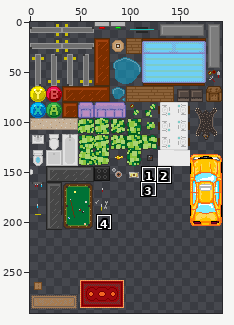
Sprite sheet, stored at Assets/Levels/Sprites/Test.png. The picture above shows the old version from afar; the outline marks the close-up.
Close-up. Before:
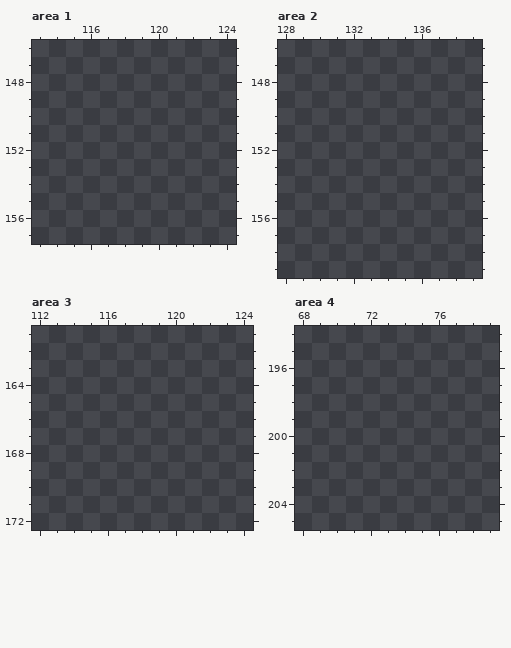
The file is 192x320 pixels. Colours within 5 levels of each other are drawn and written as one. Shown: area 1: x 113..124, y 146..157; area 2: x 128..139, y 146..159; area 3: x 112..124, y 161..172; area 4: x 68..79, y 194..205. The wide view leaves out empty margins. The commit also changed other parts of the picture, which this record leaves out.
The result:
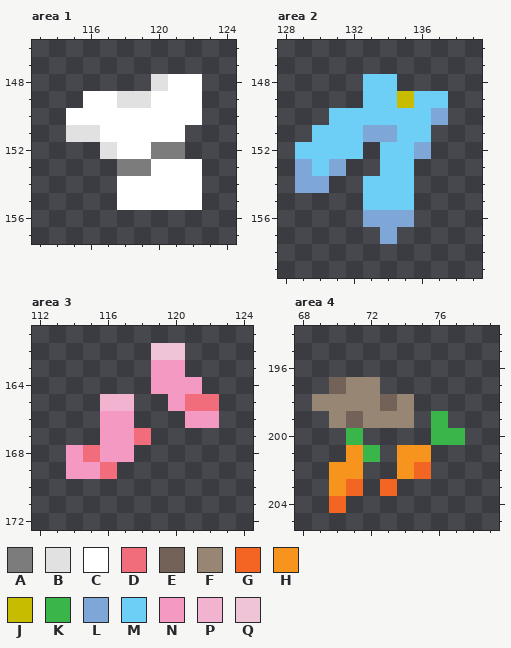
Palette (. is transparent): A #7c7c7c  B #e1e1e1  C #ffffff  D #f26d7c  E #736257  F #988675  G #f26522  H #f7941d  J #c8bc00  K #39b54a  L #7ea7d8  M #6ecff6  N #f49ac2  P #f1b3cf  Q #efc4d7
Edits made:
Area 1:
y 148: x 120..122 ... -> BCC
y 149: x 116..122 ....... -> CCBBCCC
y 150: x 115..122 ........ -> CCCCCCCC
y 151: x 115..121 ....... -> BBCCCCC
y 152: x 117..121 ..... -> BCCAA
y 153: x 118..122 ..... -> AACCC
y 154..155: x 118..122 ..... -> CCCCC
Area 2:
y 148: x 133..134 .. -> MM
y 149: x 133..137 ..... -> MMJMM
y 150: x 131..137 ....... -> MMMMMML
y 151: x 130..136 ....... -> MMMLLMM
y 152: x 129..132 .... -> MMMM; x 134..136 ... -> MML
y 153: x 129..131 ... -> LML; x 134..135 .. -> MM
y 154: x 129..130 .. -> LL; x 133..135 ... -> MMM
y 155: x 133..135 ... -> MMM
y 156: x 133..135 ... -> LLL
y 157: x 134 . -> L
Area 3:
y 162: x 119..120 .. -> QQ
y 163: x 119..120 .. -> NN
y 164: x 119..121 ... -> NNN
y 165: x 116..117 .. -> PP; x 120..122 ... -> NDD
y 166: x 116..117 .. -> NN; x 121..122 .. -> NN
y 167: x 116..118 ... -> NND
y 168: x 114..117 .... -> NDNN
y 169: x 114..116 ... -> NND
Area 4:
y 197: x 70..72 ... -> EFF
y 198: x 69..74 ...... -> FFFFEF
y 199: x 70..74 ..... -> FEFFF; x 76 . -> K
y 200: x 71 . -> K; x 76..77 .. -> KK
y 201: x 71..72 .. -> HK; x 74..75 .. -> HH
y 202: x 70..71 .. -> HH; x 74..75 .. -> HG
y 203: x 70..71 .. -> HG; x 73 . -> G
y 204: x 70 . -> G
Pixel boxes of the changes (left, top, right, bottom) in both close-ups:
added: (66, 74, 202, 210)
added: (295, 74, 448, 244)
added: (66, 343, 219, 479)
added: (312, 377, 465, 513)
